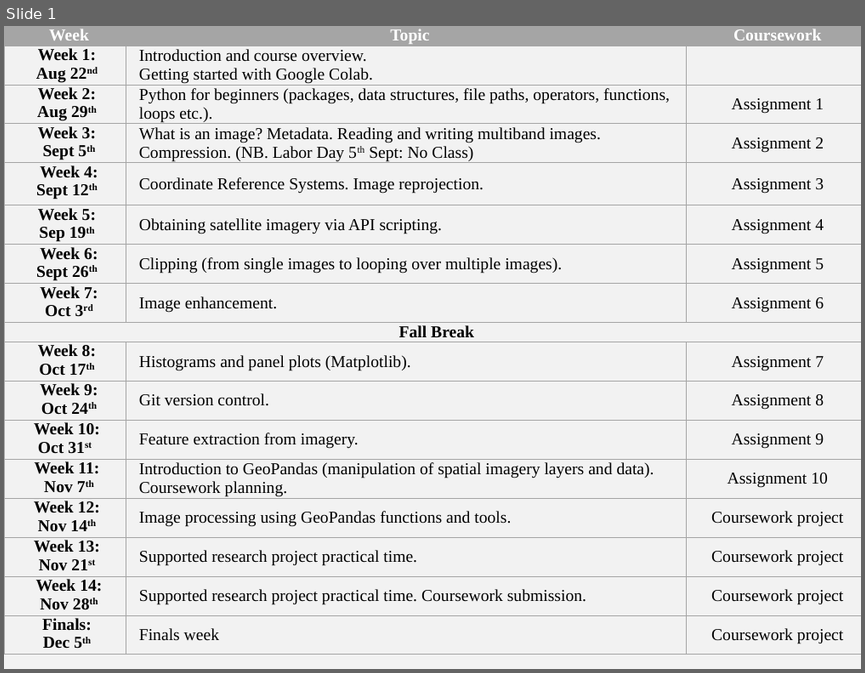
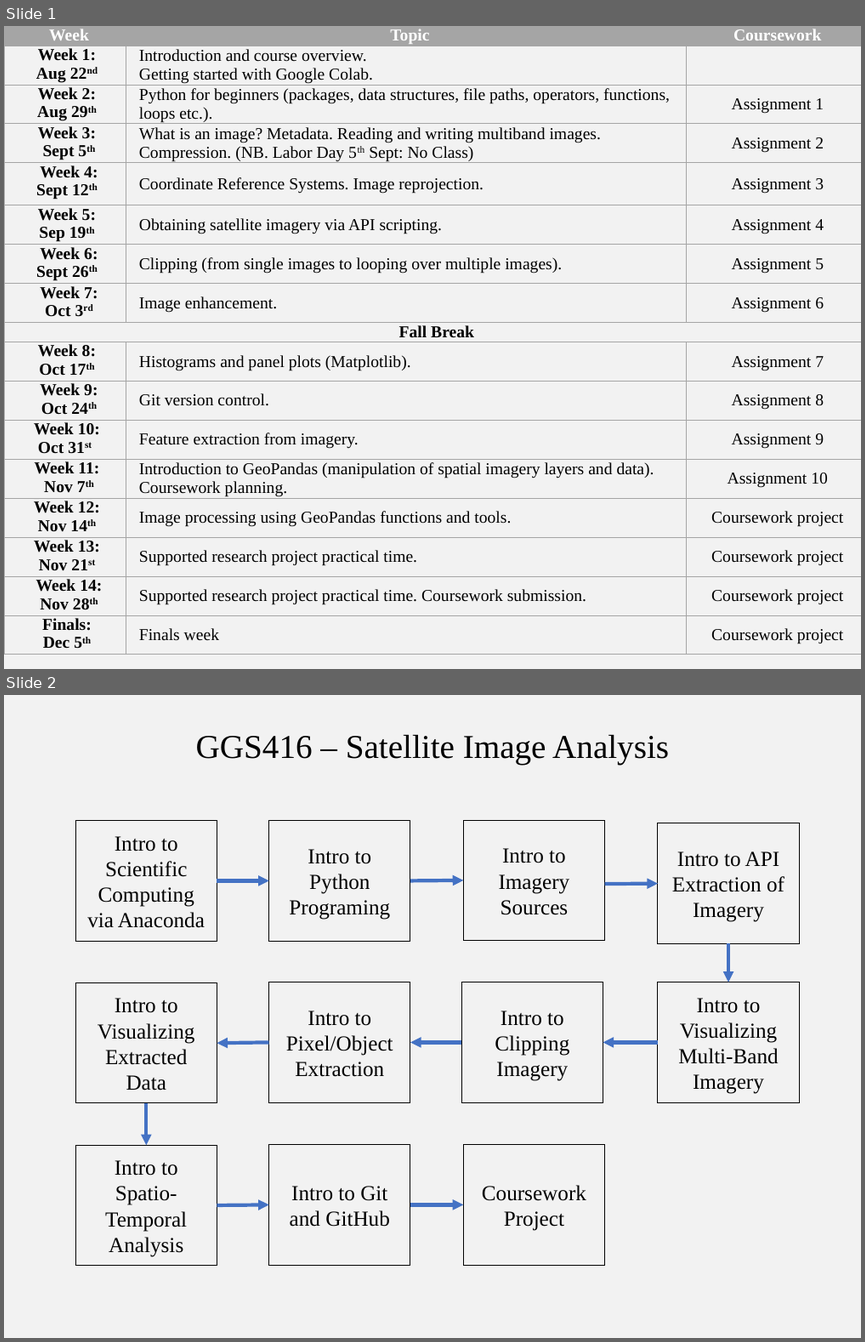
Before and after one commit to edwardoughton/satellite-image-analysis, a slide deck: syllabus/format.pptx. Shown one above the other, each under a label of ours: slide 1 before the commit, slides 1 and 2 after it. The pictures are 865x673 and 865x1342 pixels, drawn with LibreOffice and Linux fonts; fonts in the diff are those of the drawing. Boxes give left, top, right and bottom in pixels: in the first picture for what was removed or moved away, otherwise in the second. Text is boxed around its words. In the diff, an @@ line names an element or a change of style, - is before the commit and + after.

```diff
--- a/syllabus/format.pptx
+++ b/syllabus/format.pptx
@@ slide 2 added at [4,695,861,1338], background #F2F2F2 @@
@@ text added at [196,734,669,765], 28 pt, text #000000 @@
+GGS416 – Satellite Image Analysis
@@ rectangle added at [76,821,217,941], outline #000000 0.75 pt, 18 pt, text #000000 @@
+Intro to Scientific Computing via Anaconda
@@ rectangle added at [268,821,410,941], outline #000000 0.75 pt, 18 pt, text #000000 @@
+Intro to Python Programing
@@ rectangle added at [463,821,605,940], outline #000000 0.75 pt, 18 pt, text #000000 @@
+Intro to Imagery Sources
@@ rectangle added at [658,823,799,943], outline #000000 0.75 pt, 18 pt, text #000000 @@
+Intro to API Extraction of Imagery
@@ arrow added from (216, 881) to (268, 881), #4472C4 3 pt @@
@@ arrow added from (410, 881) to (463, 880), #4472C4 3 pt @@
@@ arrow added from (605, 884) to (658, 884), #4472C4 3 pt @@
@@ arrow added from (728, 943) to (728, 982), #4472C4 3 pt @@
@@ rectangle added at [76,983,217,1103], outline #000000 0.75 pt, 18 pt, text #000000 @@
+Intro to Visualizing Extracted Data
@@ rectangle added at [268,982,410,1102], outline #000000 0.75 pt, 18 pt, text #000000 @@
+Intro to Pixel/Object Extraction
@@ rectangle added at [461,982,603,1102], outline #000000 0.75 pt, 18 pt, text #000000 @@
+Intro to Clipping Imagery
@@ rectangle added at [658,982,799,1102], outline #000000 0.75 pt, 18 pt, text #000000 @@
+Intro to Visualizing Multi-Band Imagery
@@ arrow added from (268, 1042) to (216, 1043), #4472C4 3 pt @@
@@ arrow added from (461, 1042) to (410, 1042), #4472C4 3 pt @@
@@ arrow added from (658, 1042) to (603, 1042), #4472C4 3 pt @@
@@ arrow added from (146, 1103) to (146, 1145), #4472C4 3 pt @@
@@ rectangle added at [76,1145,217,1265], outline #000000 0.75 pt, 18 pt, text #000000 @@
+Intro to Spatio-Temporal Analysis
@@ rectangle added at [268,1145,410,1265], outline #000000 0.75 pt, 18 pt, text #000000 @@
+Intro to Git and GitHub
@@ rectangle added at [463,1145,605,1265], outline #000000 0.75 pt, 18 pt, text #000000 @@
+Coursework Project
@@ arrow added from (216, 1205) to (268, 1205), #4472C4 3 pt @@
@@ arrow added from (410, 1205) to (463, 1205), #4472C4 3 pt @@
```
Also in this commit, not shown: 11 other files.
